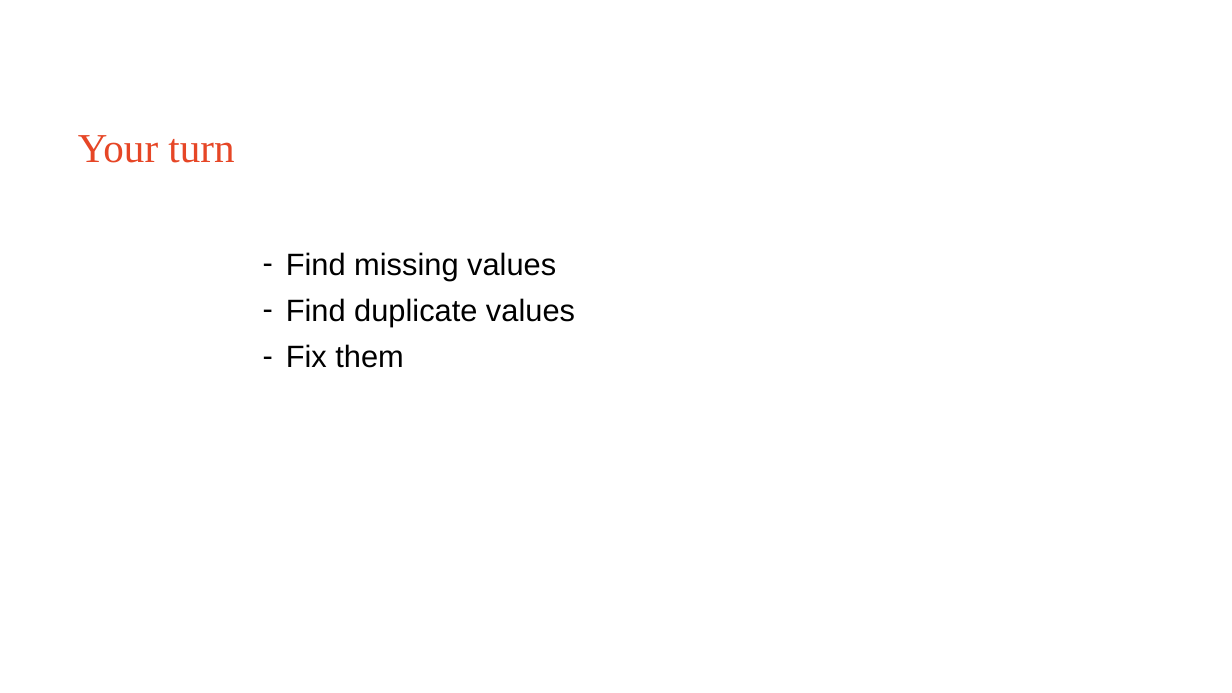
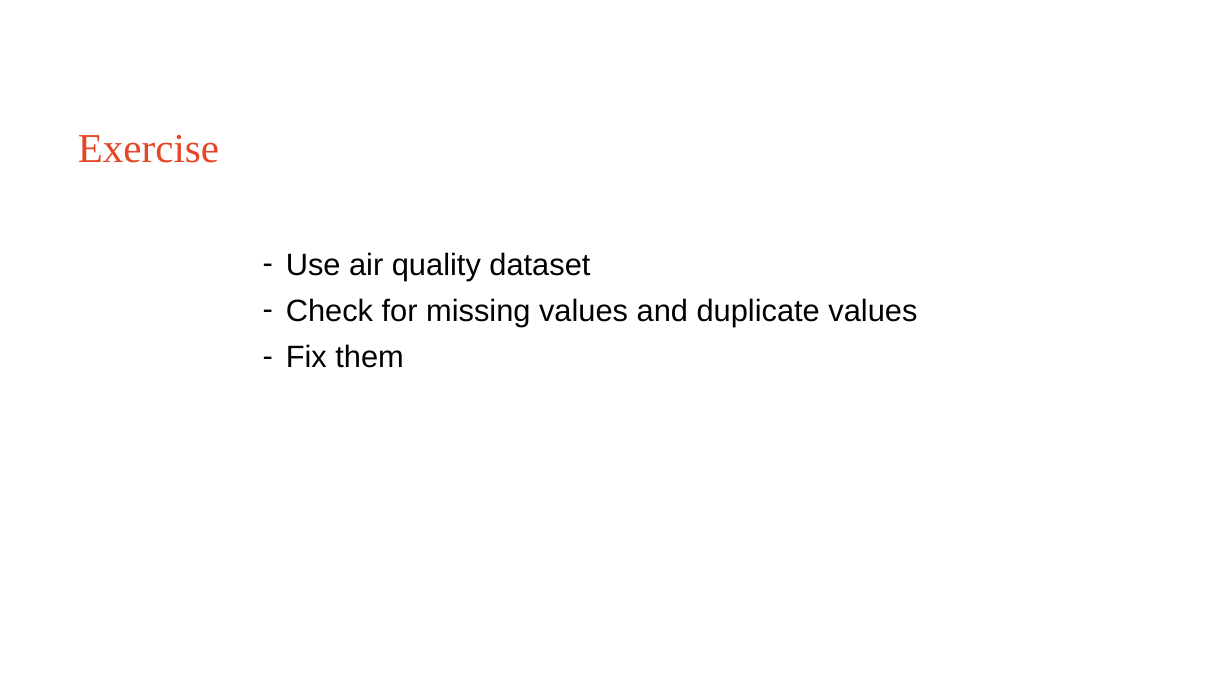
Before and after one commit to Sydney-Informatics-Hub/EDAinR, a slide deck: slide 40 of eda_r.pptx (slide 39 before the commit). Drawn at 1232x693 pixels with LibreOffice and Linux fonts; fonts in the diff are those of the drawing. Boxes give left, top, right and bottom in pixels: in the first picture for what was removed or moved away, otherwise in the second. Text is boxed around its words. In the diff, an @@ line names an element or a change of style, - is before the commit and + after.

Commit message:
Explains why doing eda with dataset

```diff
--- a/eda_r.pptx
+++ b/eda_r.pptx
@@ title at (78,135,219,163): text changed @@
-Your turn
+Exercise
@@ text at (286,252,917,326): text changed @@
-– Find missing values
-– Find duplicate values
+– Use air quality dataset
+– Check for missing values and duplicate values
```
Also in this commit, not shown: 6 other slides changed, 3 slides added, 4 slides removed.
